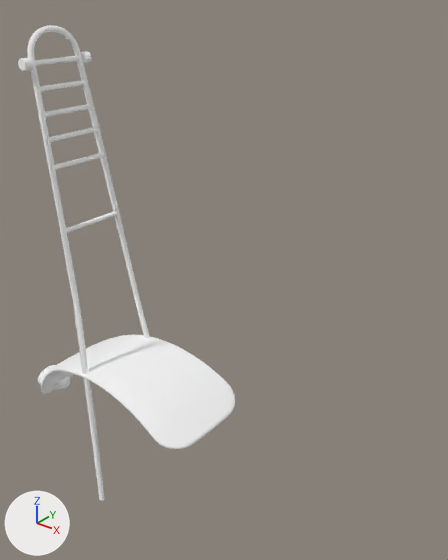
Before and after pictures for a commit that changed the glTF model Data/BikesV2/kits/hartwell_chopper__tail1.glb.
Before and after are seen from a camera (50 mm lens) standing at (0.909, -0.809, 1.472) and looking at (0.204, 0.073, 0.926). The lights are fixed; the arrows at lower left show +X, +Y and +Z. The picture after the commit comes second. Vertices at exactly the same position are counted once.

In view in the first picture: 'hartwell_chopper__tail1'.
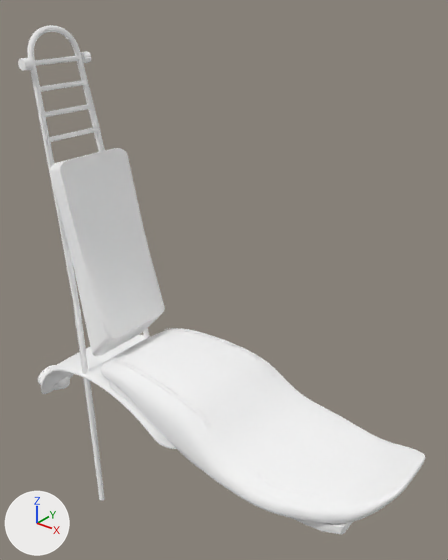
The change, as a diff of the scene's bpy script:
```diff
--- a/Data/BikesV2/kits/hartwell_chopper__tail1.glb.py
+++ b/Data/BikesV2/kits/hartwell_chopper__tail1.glb.py
@@ mat_s105 @@
+mat_s105 = principled_material('s105')
+mat_s105.base_color = (1.0, 1.0, 1.0)  # white #ffffff
+mat_s105.metallic = 1.0
+mat_s105.roughness = 1.0
@@ mat_s014 @@
+mat_s014 = principled_material('s014')
+mat_s014.base_color = (1.0, 1.0, 1.0)  # white #ffffff
+mat_s014.metallic = 1.0
+mat_s014.roughness = 1.0
@@ me_mesh_0 @@
 # used by ob_hartwell_chopper__tail1; location = (0.0, 0.0, 0.0)
-me_mesh_0.from_pydata(...)  # 10494 vertices, 20879 faces; spans x -0.363..0.23, y -0.134..0.134, z 0.359..1.391
+me_mesh_0.from_pydata(...)  # 18442 vertices, 29827 faces; spans x -0.363..0.666, y -0.147..0.148, z 0.359..1.391
+# me_mesh_0 part 1: 7948 vertices added at x -0.12..0.666, y -0.147..0.148, z 0.606..1.152
 me_mesh_0.materials.append(mat_s015)
@@ me_mesh_0 @@
 me_mesh_0.materials.append(mat_s136)
+me_mesh_0.materials.append(mat_s014)  # white #ffffff
+me_mesh_0.materials.append(mat_s105)  # white #ffffff
```

Location of each change, [x1, y1, x2, y2] in pixels of the pictures (448 x 560 px):
'hartwell_chopper__tail1', reshaped (87% wider, 7% taller): before [18, 25, 235, 501]; after [18, 25, 425, 535]
part 1 of me_mesh_0, added: after [50, 148, 425, 535]
